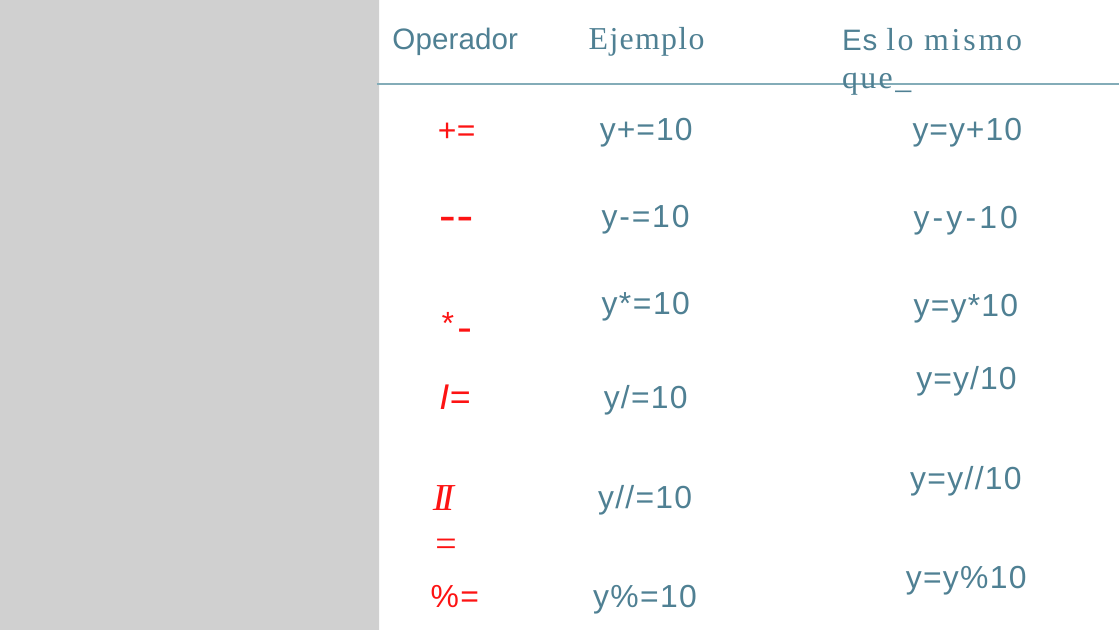
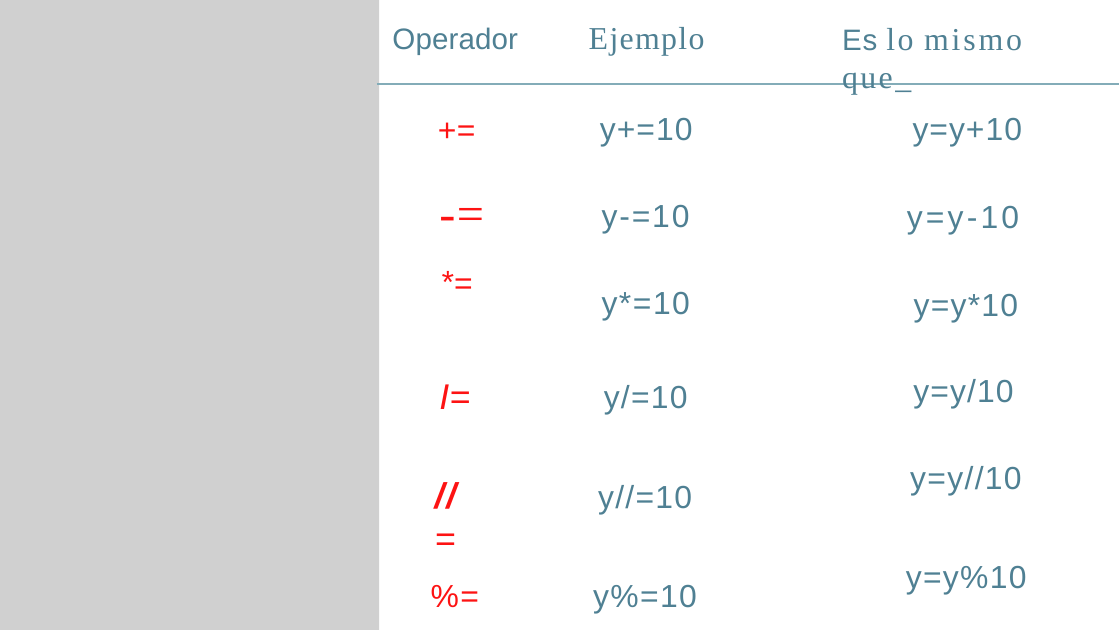
Before and after one commit to lizetheP/PensamientoC, a slide deck: slide 24 of Calendario2019/Presentaciones/Semana3/3_1_While.pptx. Drawn at 1120x630 pixels with LibreOffice and Linux fonts; fonts in the diff are those of the drawing; grey boxes stand for pictures. Boxes give left, top, right and bottom in pixels: in the first picture for what was removed or moved away, otherwise in the second. Text is boxed around its words. In the diff, an @@ line names an element or a change of style, - is before the commit and + after.

```diff
--- a/Calendario2019/Presentaciones/Semana3/3_1_While.pptx
+++ b/Calendario2019/Presentaciones/Semana3/3_1_While.pptx
@@ text at box(437, 183, 520, 329): text changed @@
---
-*-
+-=
+*=
@@ text at box(907, 205, 1019, 235): text changed @@
-y-y-10
+y=y-10
@@ text "y=y/10": place and size @@
-text "y=y/10" at box(916, 366, 1016, 395)
+text "y=y/10" at box(913, 379, 1013, 409)
@@ text at box(433, 485, 454, 510): text changed; size 24.5 to 23 pt; font Times New Roman to Arial; bold on @@
-II=
+/ / =
```
Also in this commit, not shown: 9 other slides changed, 2 slides added, 4 other files.
